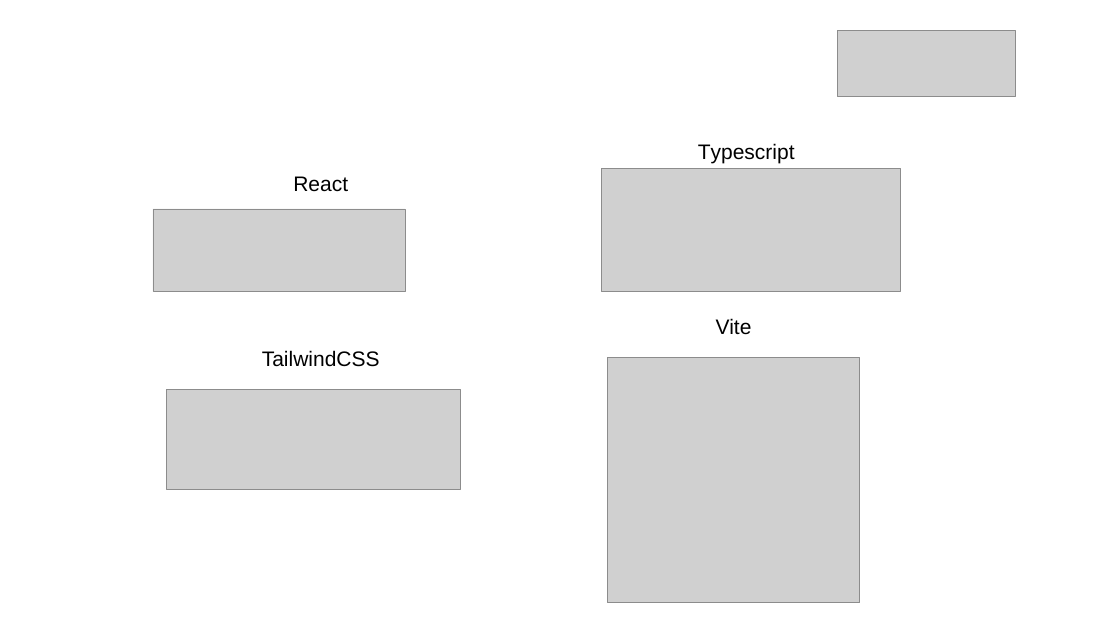
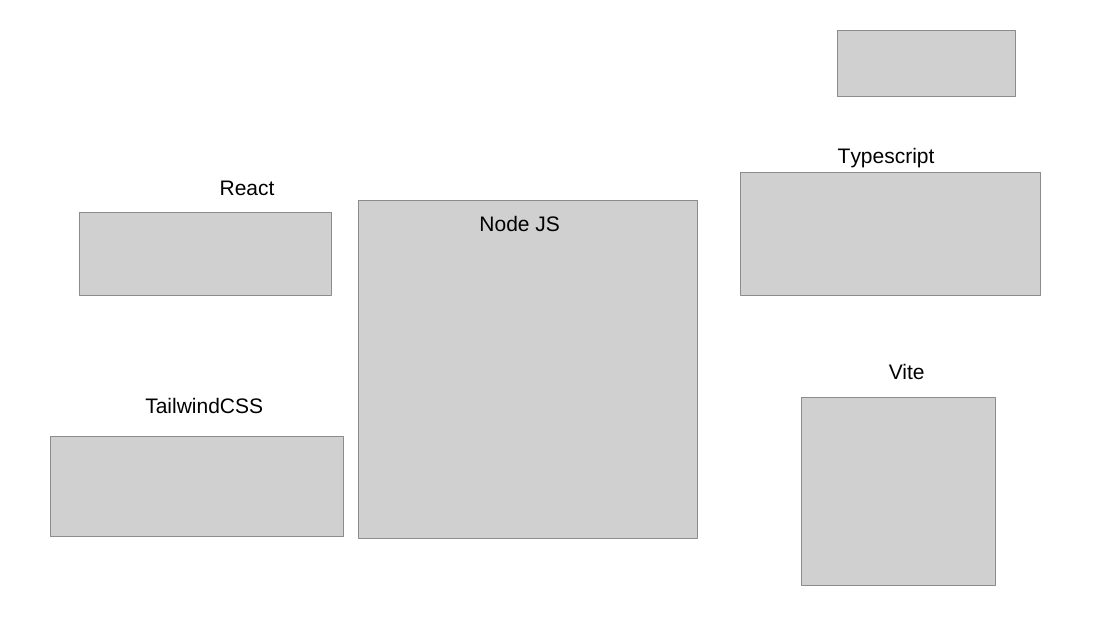
Before and after one commit to SebastianPacheco05/Reservify, a slide deck: slide 19 of docs/docs/files/GC-F-004FormatoPlantillaPresentacionPowerPointInteractiva.pptx (slide 17 before the commit). Drawn at 1120x630 pixels with LibreOffice and Linux fonts; fonts in the diff are those of the drawing; grey boxes stand for pictures; background and template pictures are left out. Boxes give left, top, right and bottom in pixels: in the first picture for what was removed or moved away, otherwise in the second. Text is boxed around its words. In the diff, an @@ line names an element or a change of style, - is before the commit and + after.

```diff
--- a/docs/docs/files/GC-F-004FormatoPlantillaPresentacionPowerPointInteractiva.pptx
+++ b/docs/docs/files/GC-F-004FormatoPlantillaPresentacionPowerPointInteractiva.pptx
@@ text "Typescript": place and size @@
-text "Typescript" at (698,143,795,164)
+text "Typescript" at (838,147,935,167)
@@ text "React": place and size @@
-text "React" at (293,176,348,192)
+text "React" at (220,180,275,196)
@@ picture: place and size @@
-picture at (602,168,902,292)
+picture at (741,172,1041,296)
@@ picture added at (359,200,697,539) @@
@@ picture: place and size @@
-picture at (153,209,405,292)
+picture at (79,213,331,295)
@@ text added at (479,215,559,231), 18 pt, text #000000 @@
+Node JS
@@ text "Vite": place and size @@
-text "Vite" at (716,318,752,335)
+text "Vite" at (889,363,925,380)
@@ text "TailwindCSS": place and size @@
-text "TailwindCSS" at (262,350,380,367)
+text "TailwindCSS" at (145,397,263,414)
@@ picture removed at (166,389,460,489) @@
@@ picture: place and size @@
-picture at (607,357,860,602)
+picture at (802,397,996,586)
@@ picture added at (50,437,344,537) @@
```
Also in this commit, not shown: 16 other slides changed, 4 slides added, 1 slide removed, 5 other files.
